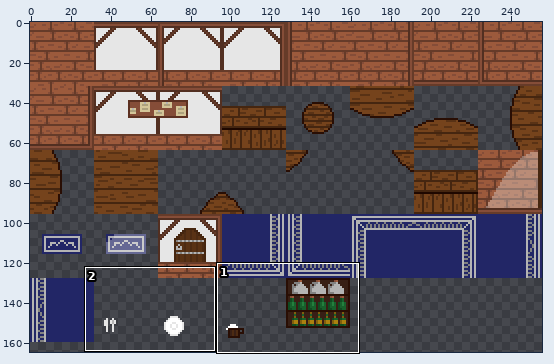
Sprite sheet: client/public/assets/images/bar-tileset.png. The picture above shows the old version from afar; the outline marks the close-up.
Close-up. Before:
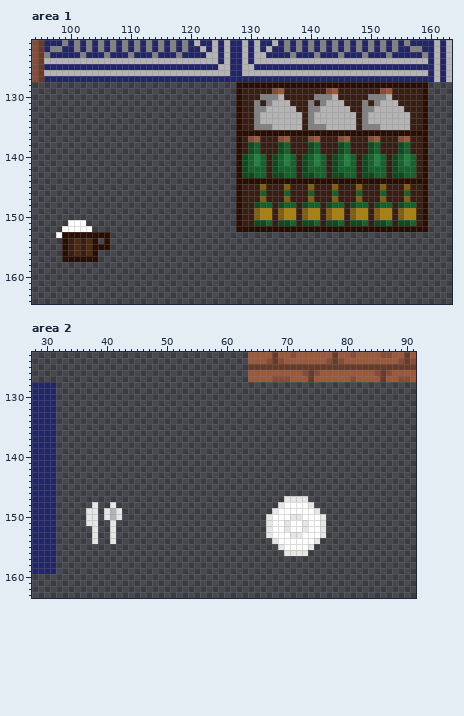
Shown: area 1: x 94..163, y 121..164; area 2: x 28..91, y 123..163. The wide view leaves out empty margins.
New version:
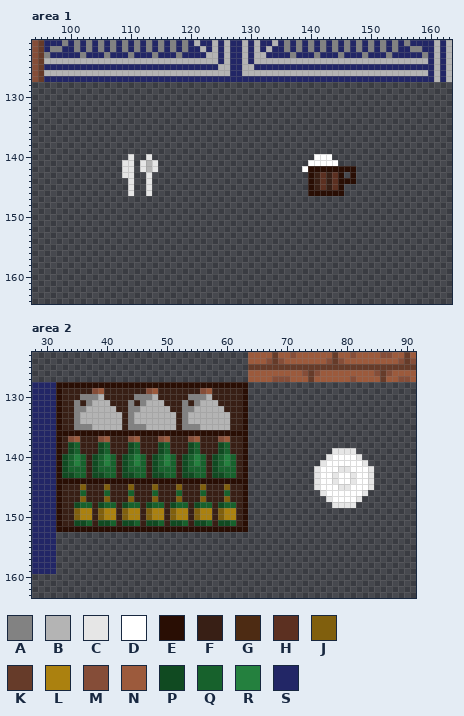
Palette (. is transparent): A #828282  B #b4b4b4  C #e6e6e6  D #ffffff  E #290e04  F #381f15  G #4d2b13  H #5c3021  J #805f0d  K #663b29  L #ab810f  M #854d38  N #9c5a3c  P #104a21  Q #17612c  R #24803e  S #222666
Log entry: corrected bar-tileset image size
Difference:
file 512x512 -> 256x256 pixels (blocks of 2x2 -> 1x1; one block is one cell here)
Area 1:
y 128: x 128..159 EEEEEEEEEEEEEEEEEEEEEEEEEEEEEEEE -> ................................
y 129: x 128..159 EFFFFFMNFFFFFFFMNFFFFFFFMNFFFFFE -> ................................
y 130: x 128..159 EFFFAAABFFFFFAAABFFFFFAAABFFFFFE -> ................................
y 131: x 128..159 EFFAFABBBFFFAFABBBFFFAFABBBFFFFE -> ................................
y 132: x 128..159 EFFAABBBBBFFAABBBBBFFAABBBBBFFFE -> ................................
y 133..134: x 128..159 EFFABBBBBBBFABBBBBBBFABBBBBBBFFE -> ................................
y 135: x 128..159 EFFAAABBBBBFAAABBBBBFAAABBBBBFFE -> ................................
y 136: x 128..159 EEEEEEEEEEEEEEEEEEEEEEEEEEEEEEEE -> ................................
y 137: x 128..159 EFMNFFFMNFFFMNFFFMNFFFMNFFFMNFFE -> ................................
y 138..139: x 128..159 EFPQFFFPQFFFPQFFFPQFFFPQFFFPQFFE -> ................................
y 140: x 110 . -> C; x 113 . -> C; x 128..159 EPQRQFPQRQFPQRQFPQRQFPQRQFPQRQFE -> .............DDD................
y 141: x 109..110 .. -> CC; x 112..114 ... -> CBC; x 128..159 EPQRQFPQRQFPQRQFPQRQFPQRQFPQRQFE -> ............DDDDD...............
y 142: x 109..110 .. -> CC; x 112..114 ... -> CBC; x 128..159 EPQQQFPQQQFPQQQFPQQQFPQQQFPQQQFE -> ...........DEEEEEEEE............
y 143: x 109..110 .. -> CC; x 113 . -> C; x 128..142 EPPQQFPPQQFPPQQ -> ............EFH; x 144..159 PPQQFPPQQFPPQQFE -> HE.E............
y 144: x 110 . -> C; x 113 . -> C; x 128..139 EEEEEEEEEEEE -> ............; x 141..144 EEEE -> FHFH; x 148..159 EEEEEEEEEEEE -> ............
y 145: x 110 . -> C; x 113 . -> C; x 128..140 EFFFJFFFJFFFJ -> ............E; x 142 F -> H; x 144..159 JFFFJFFFJFFFJFFE -> HE..............
y 146: x 110 . -> C; x 113 . -> C; x 128..159 EFFFQFFFQFFFQFFFQFFFQFFFQFFFQFFE -> ............EEEEEE..............
y 147: x 128..159 EFFFJFFFJFFFJFFFJFFFJFFFJFFFJFFE -> ................................
y 148: x 128..159 EFFPQQFPQQFPQQFPQQFPQQFPQQFPQQFE -> ................................
y 149..150: x 128..159 EFFJLLFJLLFJLLFJLLFJLLFJLLFJLLFE -> ................................
y 151: x 100..102 DDD -> ...; x 128..159 EFFPPQFPPQFPPQFPPQFPPQFPPQFPPQFE -> ................................
y 152: x 99..103 DDDDD -> .....; x 128..159 EEEEEEEEEEEEEEEEEEEEEEEEEEEEEEEE -> ................................
y 153: x 98..106 DEEEEEEEE -> .........
y 154: x 99..104 EFGFGE -> ......; x 106 E -> .
y 155: x 99..106 EFGFGEEE -> ........
y 156: x 99..104 EFGFGE -> ......
y 157: x 99..104 EEEEEE -> ......
Area 2:
y 128: x 32..63 ................................ -> EEEEEEEEEEEEEEEEEEEEEEEEEEEEEEEE
y 129: x 32..63 ................................ -> EFFFFFMNFFFFFFFMNFFFFFFFMNFFFFFE
y 130: x 32..63 ................................ -> EFFFAAABFFFFFAAABFFFFFAAABFFFFFE
y 131: x 32..63 ................................ -> EFFAFABBBFFFAFABBBFFFAFABBBFFFFE
y 132: x 32..63 ................................ -> EFFAABBBBBFFAABBBBBFFAABBBBBFFFE
y 133..134: x 32..63 ................................ -> EFFABBBBBBBFABBBBBBBFABBBBBBBFFE
y 135: x 32..63 ................................ -> EFFAAABBBBBFAAABBBBBFAAABBBBBFFE
y 136: x 32..63 ................................ -> EEEEEEEEEEEEEEEEEEEEEEEEEEEEEEEE
y 137: x 32..63 ................................ -> EFMNFFFMNFFFMNFFFMNFFFMNFFFMNFFE
y 138: x 32..63 ................................ -> EFPQFFFPQFFFPQFFFPQFFFPQFFFPQFFE
y 139: x 32..63 ................................ -> EFPQFFFPQFFFPQFFFPQFFFPQFFFPQFFE; x 78..81 .... -> CCCC
y 140: x 32..63 ................................ -> EPQRQFPQRQFPQRQFPQRQFPQRQFPQRQFE; x 77..82 ...... -> CDDDDC
y 141: x 32..63 ................................ -> EPQRQFPQRQFPQRQFPQRQFPQRQFPQRQFE; x 76..83 ........ -> CDDDDDDC
y 142: x 32..63 ................................ -> EPQQQFPQQQFPQQQFPQQQFPQQQFPQQQFE; x 75..84 .......... -> CDDDCCDDDC
y 143: x 32..63 ................................ -> EPPQQFPPQQFPPQQFPPQQFPPQQFPPQQFE; x 75..84 .......... -> CDDCDDCDDC
y 144: x 32..63 ................................ -> EEEEEEEEEEEEEEEEEEEEEEEEEEEEEEEE; x 75..84 .......... -> CDDCDDCDDC
y 145: x 32..63 ................................ -> EFFFJFFFJFFFJFFFJFFFJFFFJFFFJFFE; x 75..84 .......... -> CDDDCCDDDC
y 146: x 32..63 ................................ -> EFFFQFFFQFFFQFFFQFFFQFFFQFFFQFFE; x 76..83 ........ -> CDDDDDDC
y 147: x 32..63 ................................ -> EFFFJFFFJFFFJFFFJFFFJFFFJFFFJFFE; x 70..73 CCCC -> ....; x 77..82 ...... -> CDDDDC
y 148: x 32..63 ......C..C...................... -> EFFPQQFPQQFPQQFPQQFPQQFPQQFPQQFE; x 69..74 CDDDDC -> ......; x 78..81 .... -> CCCC
y 149: x 32..63 .....CC.CBC..................... -> EFFJLLFJLLFJLLFJLLFJLLFJLLFJLLFE; x 68..75 CDDDDDDC -> ........
y 150: x 32..63 .....CC.CBC..................... -> EFFJLLFJLLFJLLFJLLFJLLFJLLFJLLFE; x 67..76 CDDDCCDDDC -> ..........
y 151: x 32..63 .....CC..C...................... -> EFFPPQFPPQFPPQFPPQFPPQFPPQFPPQFE; x 67..76 CDDCDDCDDC -> ..........
y 152: x 32..63 ......C..C...................... -> EEEEEEEEEEEEEEEEEEEEEEEEEEEEEEEE; x 67..76 CDDCDDCDDC -> ..........
y 153: x 38 C -> .; x 41 C -> .; x 67..76 CDDDCCDDDC -> ..........
y 154: x 38 C -> .; x 41 C -> .; x 68..75 CDDDDDDC -> ........
y 155: x 69..74 CDDDDC -> ......
y 156: x 70..73 CCCC -> ....
Boxes around the changes in both close-ups, in picture pixels (x1, y1, x2, y2):
changed: (236, 82, 428, 232)
added: (122, 154, 158, 196)
erased: (56, 220, 110, 262)
changed: (56, 382, 248, 544)
changed: (266, 448, 374, 556)
